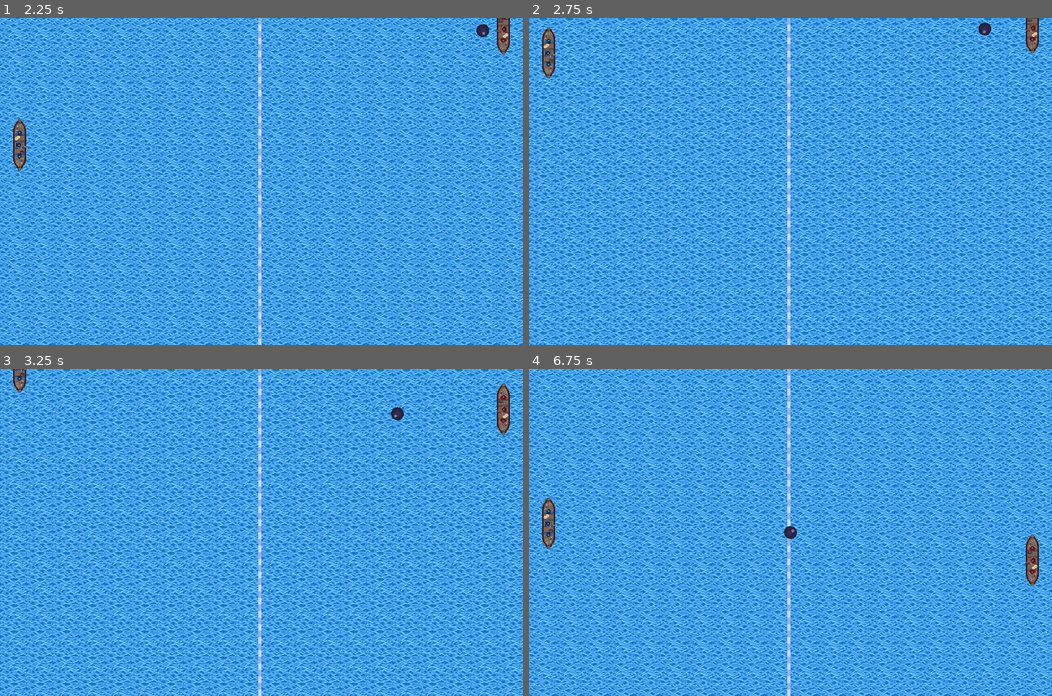
Above: before the commit, frames 1-4 (two rows, left to right).
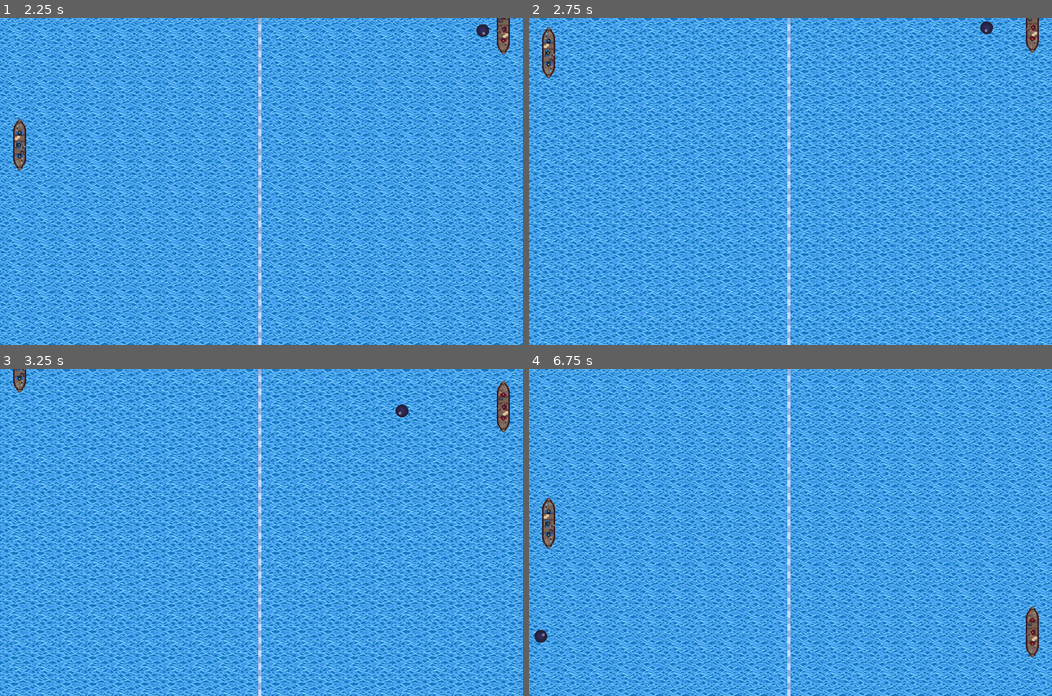
Above: after the commit, the same moments.

Repository: fabarqz/just-another-pong-game-godot
Game: Godot game, scene res://scenes/Game.tscn
The game is run twice, just before and just after one commit, with the same random seed, the same clock (stepped at 60 frames per second) and the same inputs.
Inputs:
- Up to frame 1 (2.25 s): hold W (player_up) 0.53-1.28 s; hold S (player_down) 1.28-2.03 s; hold W (player_up) from 2.03 s (still down)
- Up to frame 2 (2.75 s): keep holding W (player_up)
- Up to frame 3 (3.25 s): keep holding W (player_up)
- Up to frame 4 (6.75 s): release W (player_up) at 3.53 s; hold S (player_down) 3.53-5.78 s; hold W (player_up) from 5.78 s (still down)

Frame 1 is identical in both runs. In frame 2, 0.1% of the frame differs, in the area x 85-98%, y 0-11%; in frame 3, 0.3%; in frame 4, 0.9%, in the area x 1-98%, y 48-89%.

Commit message:
made minor adjustments on ball velocity for balancing. Wrote prototype for game over handling

Diff:
--- a/scenes/scripts/Game.gd
+++ b/scenes/scripts/Game.gd
@@ -5,7 +5,9 @@
 var direction=Vector2(1.0,0.0)
 var left_score=0
 var right_score=0
+var win_condition=4
 var is_rotating=true
+
 
 const MIN_ANGLE_DEGREES=30
 const MAX_ANGLE_DEGREES=60
@@ -51,7 +53,7 @@
 		direction.x=-direction.x
 		direction.y=randf()*2.0-1
 		direction=direction.normalized()
-		ball_speed*=1.1
+		ball_speed*=1.05
 
 	ball_position+=direction*ball_speed*delta
 
@@ -71,6 +73,15 @@
 
 
 	$ball.set_position(ball_position)
+
+	#checking winner
+
+	if right_score==win_condition:
+		direction=Vector2.ZERO
+		$ScoreHUD/label_right.text="WINNER"
+	elif left_score==win_condition:
+		direction=Vector2.ZERO
+		$ScoreHUD/label_left.text="WINNER"
 
 	#Left Paddle Control
 
@@ -109,8 +120,8 @@
 func radian_to_degree(radians):
 	return radians*180.0/PI
 
-func clamp_angle(direction):
-	var angle_degrees=radian_to_degree(direction.angle())
+func clamp_angle(dir):
+	var angle_degrees=radian_to_degree(dir.angle())
 
 
 	if angle_degrees > 180 - MIN_ANGLE_DEGREES and angle_degrees < 180 + MIN_ANGLE_DEGREES:
Not shown, added: .mono/metadata/ide_messaging_meta.txt
